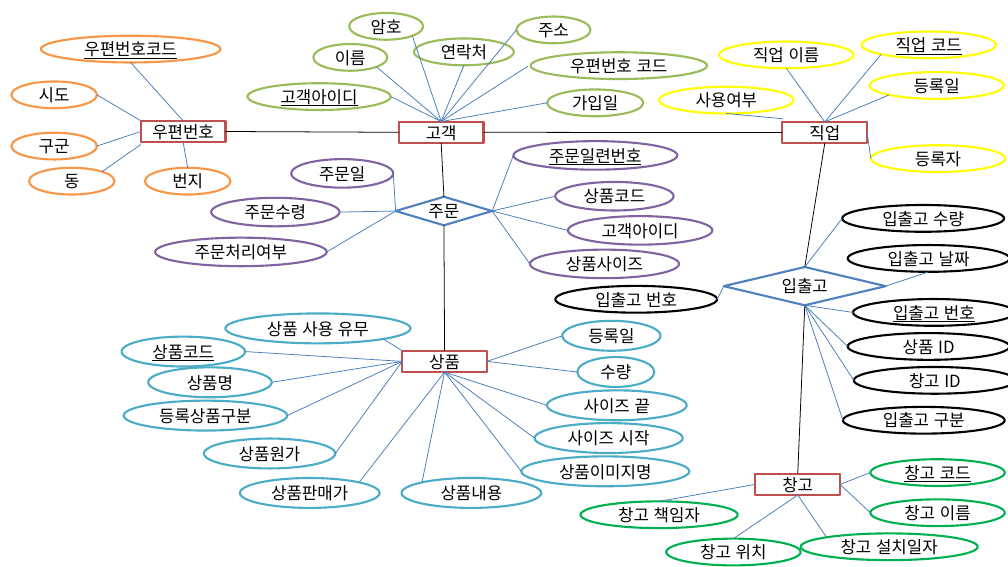
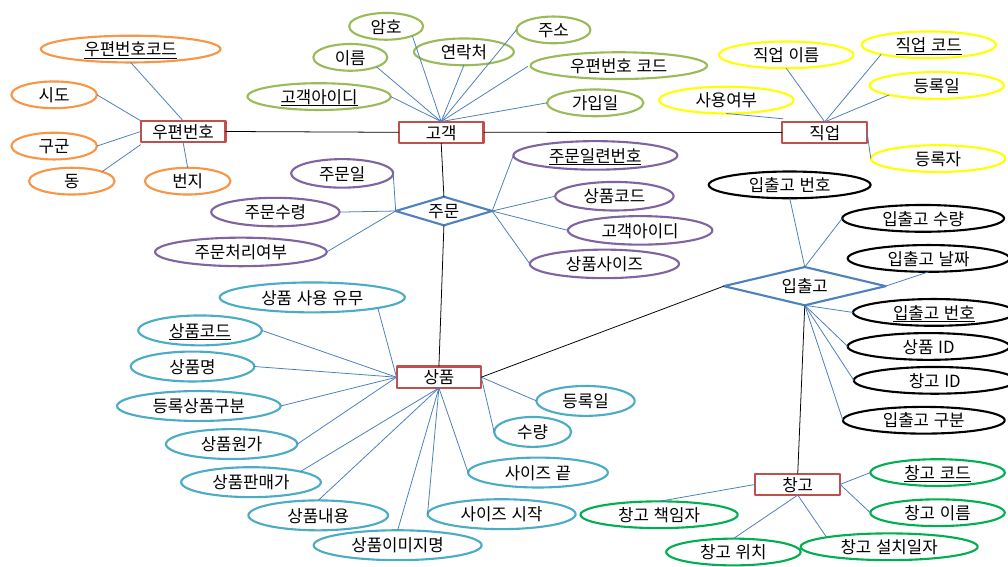
Before and after one commit to bcchoi518/Gukbi, a slide deck: slide 1 of 06_Oracle(DB)/쇼핑몰모델링/1.ER다이아그램 최병철_시험.pptx. Drawn at 1008x567 pixels with LibreOffice and Linux fonts; fonts in the diff are those of the drawing. Boxes give left, top, right and bottom in pixels: in the first picture for what was removed or moved away, otherwise in the second. Text is boxed around its words. In the diff, an @@ line names an element or a change of style, - is before the commit and + after.

```diff
--- a/06_Oracle(DB)/쇼핑몰모델링/1.ER다이아그램 최병철_시험.pptx
+++ b/06_Oracle(DB)/쇼핑몰모델링/1.ER다이아그램 최병철_시험.pptx
@@ line removed from (805, 267) to (825, 144) @@
@@ ellipse "입출고 번호": place and size @@
-ellipse "입출고 번호" at (555, 286, 717, 312)
+ellipse "입출고 번호" at (709, 172, 871, 198)
@@ line moved from (718, 299) - (724, 287) to (790, 198) - (805, 267) @@
@@ line moved from (444, 225) - (445, 351) to (444, 225) - (439, 367) @@
@@ ellipse "상품 사용 유무": place and size @@
-ellipse "상품 사용 유무" at (225, 314, 411, 344)
+ellipse "상품 사용 유무" at (220, 283, 405, 313)
@@ line added from (482, 377) to (724, 287), #000000 0.75 pt @@
@@ ellipse "상품코드": place and size @@
-ellipse "상품코드" at (122, 337, 245, 367)
+ellipse "상품코드" at (138, 315, 262, 346)
@@ line moved from (402, 351) - (383, 339) to (397, 377) - (378, 308) @@
@@ ellipse "상품명": place and size @@
-ellipse "상품명" at (148, 368, 271, 398)
+ellipse "상품명" at (131, 352, 254, 382)
@@ line moved from (402, 361) - (245, 352) to (397, 377) - (262, 330) @@
@@ line moved from (402, 361) - (272, 383) to (397, 377) - (254, 367) @@
@@ line moved from (402, 361) - (287, 416) to (397, 377) - (281, 406) @@
@@ line moved from (402, 361) - (336, 454) to (397, 377) - (297, 444) @@
@@ line moved from (445, 372) - (359, 482) to (439, 388) - (300, 472) @@
@@ line moved from (445, 372) - (422, 482) to (439, 388) - (318, 501) @@
@@ rectangle "상품": place and size @@
-rectangle "상품" at (402, 351, 487, 372)
+rectangle "상품" at (397, 367, 482, 388)
@@ line moved from (445, 372) - (522, 471) to (439, 388) - (398, 530) @@
@@ line moved from (445, 372) - (535, 438) to (439, 388) - (428, 514) @@
@@ line moved from (445, 372) - (547, 405) to (439, 388) - (468, 473) @@
@@ line moved from (487, 361) - (563, 336) to (482, 377) - (537, 401) @@
@@ line moved from (487, 361) - (578, 372) to (482, 377) - (495, 432) @@
@@ ellipse "등록일": place and size @@
-ellipse "등록일" at (563, 321, 661, 351)
+ellipse "등록일" at (537, 386, 635, 417)
@@ ellipse "등록상품구분": place and size @@
-ellipse "등록상품구분" at (123, 401, 287, 431)
+ellipse "등록상품구분" at (117, 391, 281, 421)
@@ ellipse "수량": place and size @@
-ellipse "수량" at (578, 357, 655, 387)
+ellipse "수량" at (495, 417, 572, 448)
@@ ellipse "상품원가": place and size @@
-ellipse "상품원가" at (204, 439, 336, 469)
+ellipse "상품원가" at (166, 430, 298, 460)
@@ ellipse "상품판매가": place and size @@
-ellipse "상품판매가" at (240, 478, 380, 508)
+ellipse "상품판매가" at (181, 467, 321, 498)
@@ ellipse "사이즈 끝": place and size @@
-ellipse "사이즈 끝" at (547, 390, 687, 420)
+ellipse "사이즈 끝" at (468, 457, 608, 488)
@@ ellipse "상품내용": place and size @@
-ellipse "상품내용" at (402, 478, 541, 508)
+ellipse "상품내용" at (249, 501, 389, 531)
@@ ellipse "사이즈 시작": place and size @@
-ellipse "사이즈 시작" at (535, 423, 683, 454)
+ellipse "사이즈 시작" at (428, 499, 576, 529)
@@ ellipse "상품이미지명": place and size @@
-ellipse "상품이미지명" at (522, 457, 690, 487)
+ellipse "상품이미지명" at (314, 530, 482, 560)
```
Also in this commit, not shown: 32 other files.
